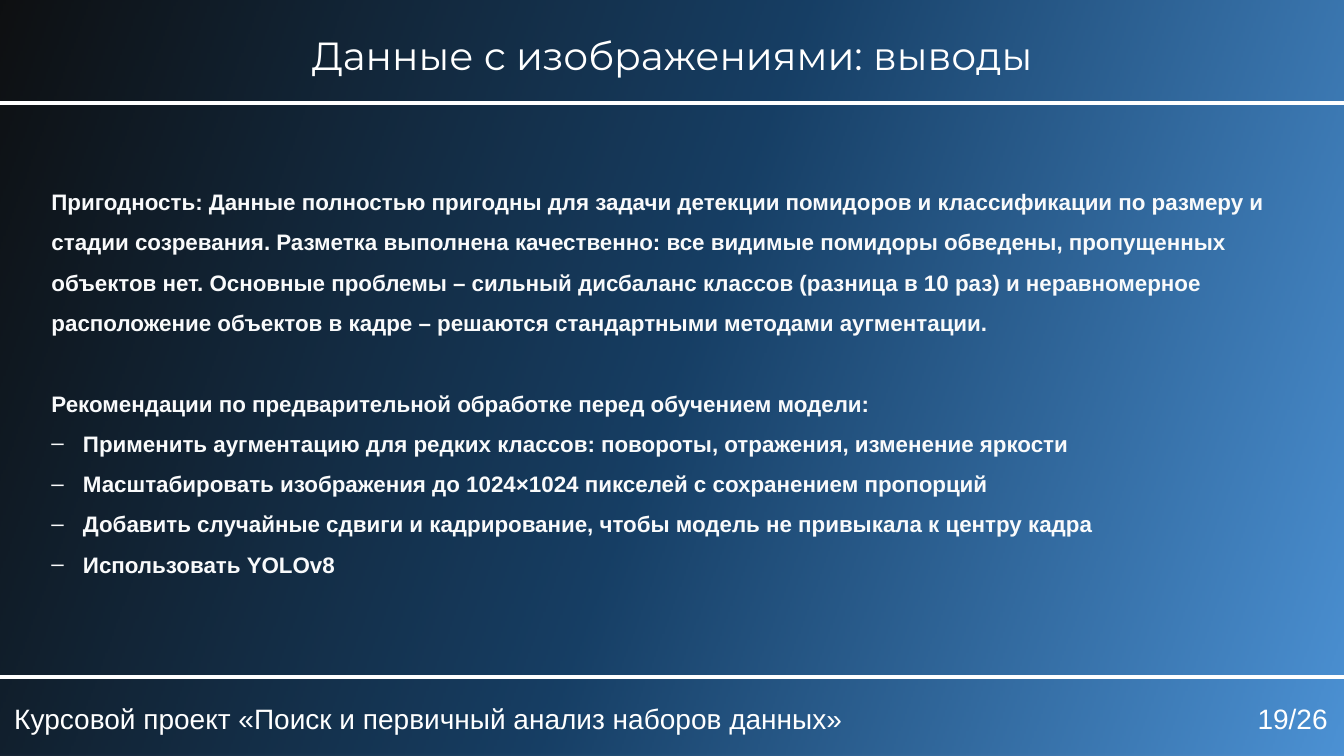
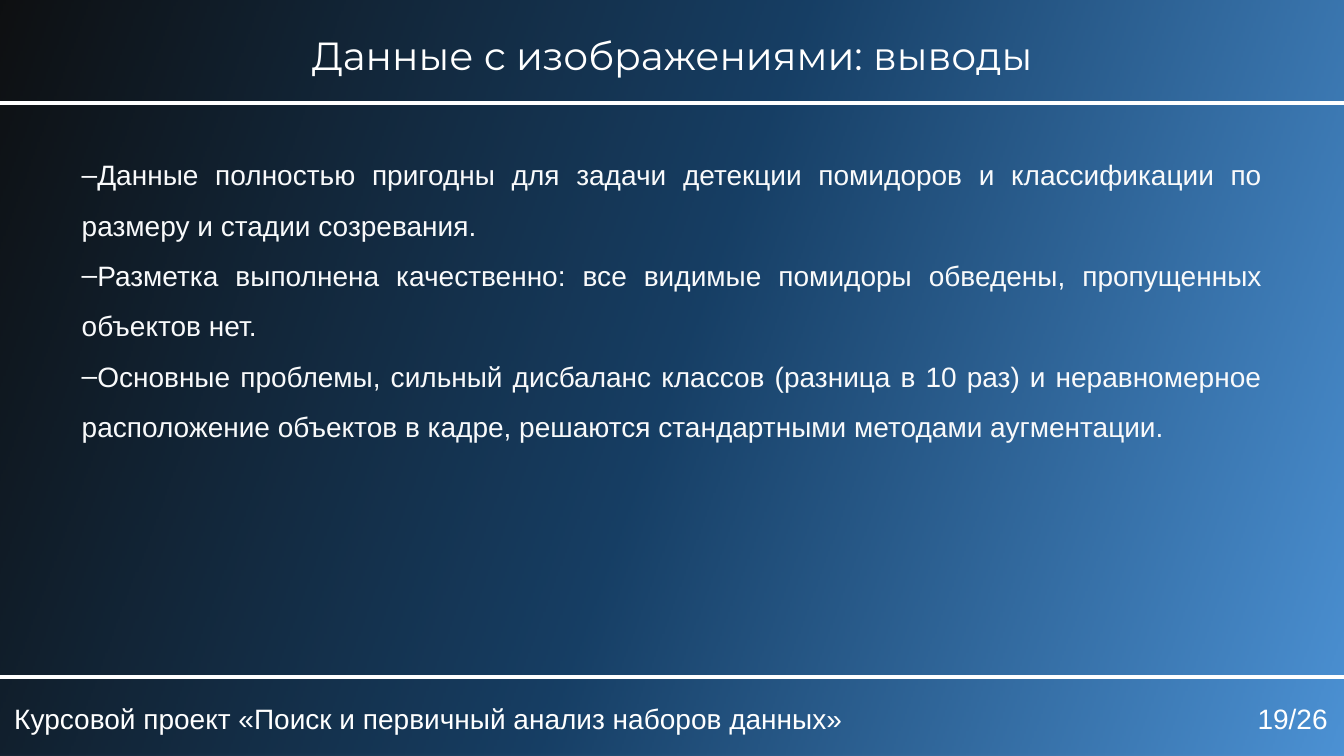
Before and after one commit to KaKTyZV/KYRSOVAIA_RABOTA, a slide deck: slide 19 of БобыкинВА_ЕТ141_курсовой_проект.pptx. Drawn at 1344x756 pixels with LibreOffice and Linux fonts; fonts in the diff are those of the drawing. Boxes give left, top, right and bottom in pixels: in the first picture for what was removed or moved away, otherwise in the second. Text is boxed around its words. In the diff, an @@ line names an element or a change of style, - is before the commit and + after.

```diff
--- a/БобыкинВА_ЕТ141_курсовой_проект.pptx
+++ b/БобыкинВА_ЕТ141_курсовой_проект.pptx
@@ text at bbox=[82, 164, 1262, 442]: text changed; size 16 to 20 pt; bold off @@
-Пригодность: Данные полностью пригодны для задачи детекции помидоров и классификации по размеру и стадии созревания. Разметка выполнена качественно: все видимые помидоры обведены, пропущенных объектов нет. Основные проблемы – сильный дисбаланс классов (разница в 10 раз) и неравномерное расположение объектов в кадре – решаются стандартными методами аугментации.
-Рекомендации по предварительной обработке перед обучением модели:
-– Применить аугментацию для редких классов: повороты, отражения, изменение яркости
-– Масштабировать изображения до 1024×1024 пикселей с сохранением пропорций
-– Добавить случайные сдвиги и кадрирование, чтобы модель не привыкала к центру кадра
-– Использовать YOLOv8
+– Данные полностью пригодны для задачи детекции помидоров и классификации по размеру и стадии созревания.
+– Разметка выполнена качественно: все видимые помидоры обведены, пропущенных объектов нет.
+– Основные проблемы, сильный дисбаланс классов (разница в 10 раз) и неравномерное расположение объектов в кадре, решаются стандартными методами аугментации.
```
Also in this commit, not shown: 30 other slides changed, 4 slides added.
